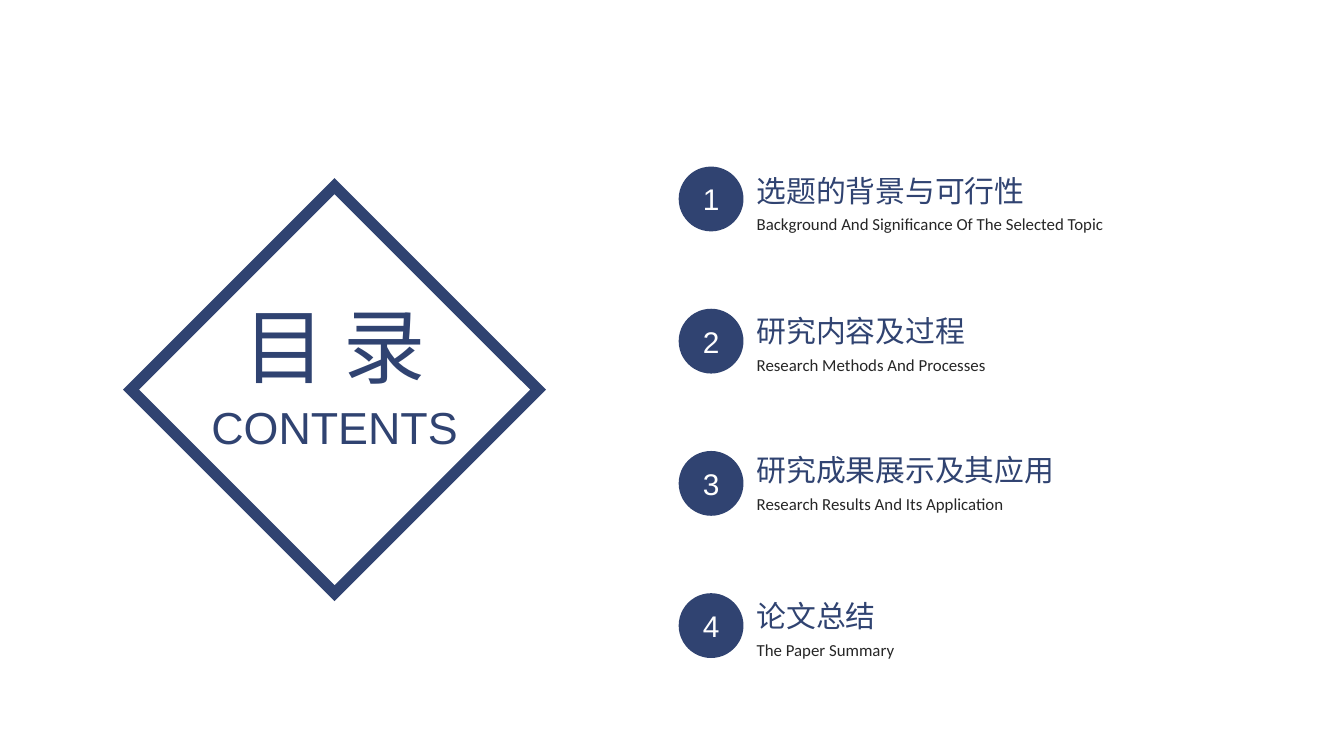
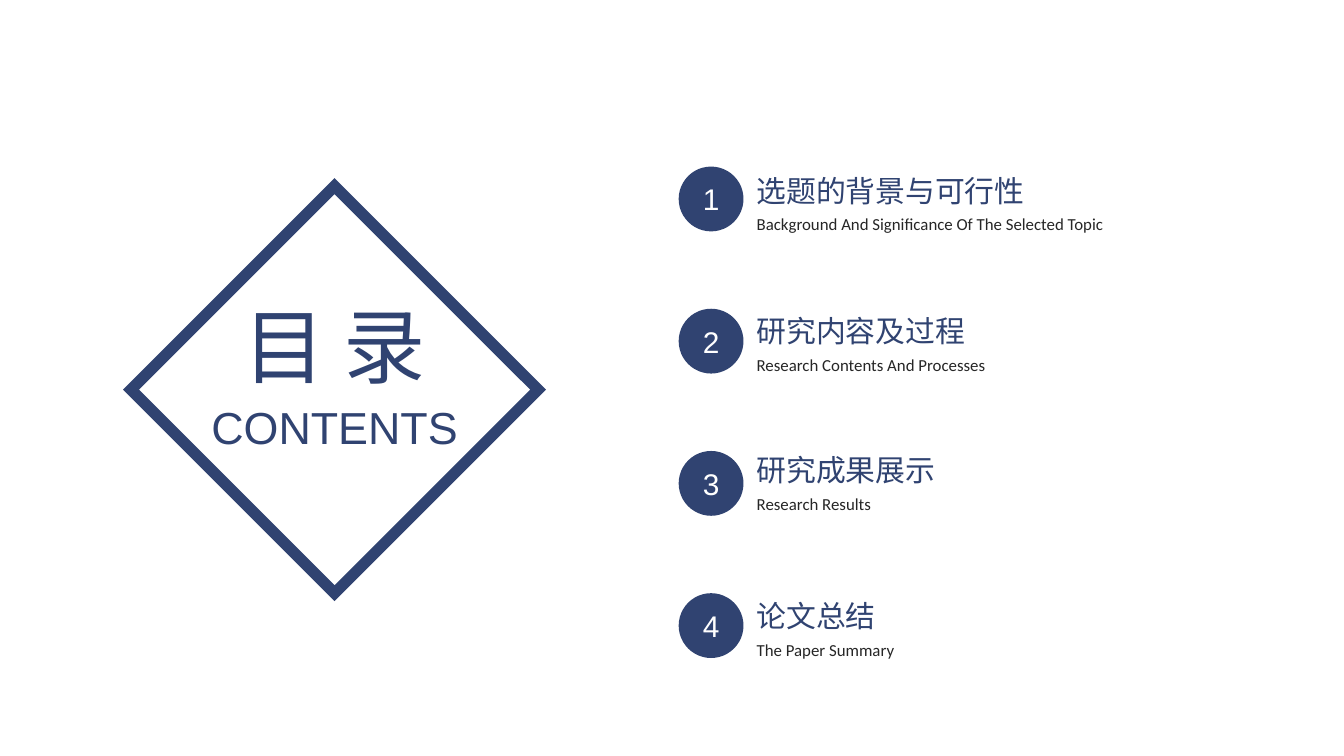
Before and after one commit to yxm785872911/paper, a slide deck: slide 2 of 答辩ppt初稿.pptx. Drawn at 1344x756 pixels with LibreOffice and Linux fonts; fonts in the diff are those of the drawing. Boxes give left, top, right and bottom in pixels: in the first picture for what was removed or moved away, otherwise in the second. Text is boxed around its words. In the diff, an @@ line names an element or a change of style, - is before the commit and + after.

Commit message:
'5_25'

```diff
--- a/答辩ppt初稿.pptx
+++ b/答辩ppt初稿.pptx
@@ text at (757, 359, 985, 371): text changed @@
-Research Methods And Processes
+Research Contents And Processes
@@ text at (757, 456, 936, 484): text changed @@
-研究成果展示及其应用
+研究成果展示
@@ text at (757, 498, 871, 510): text changed @@
-Research Results And Its Application
+Research Results
```
Also in this commit, not shown: 3 other slides changed.
